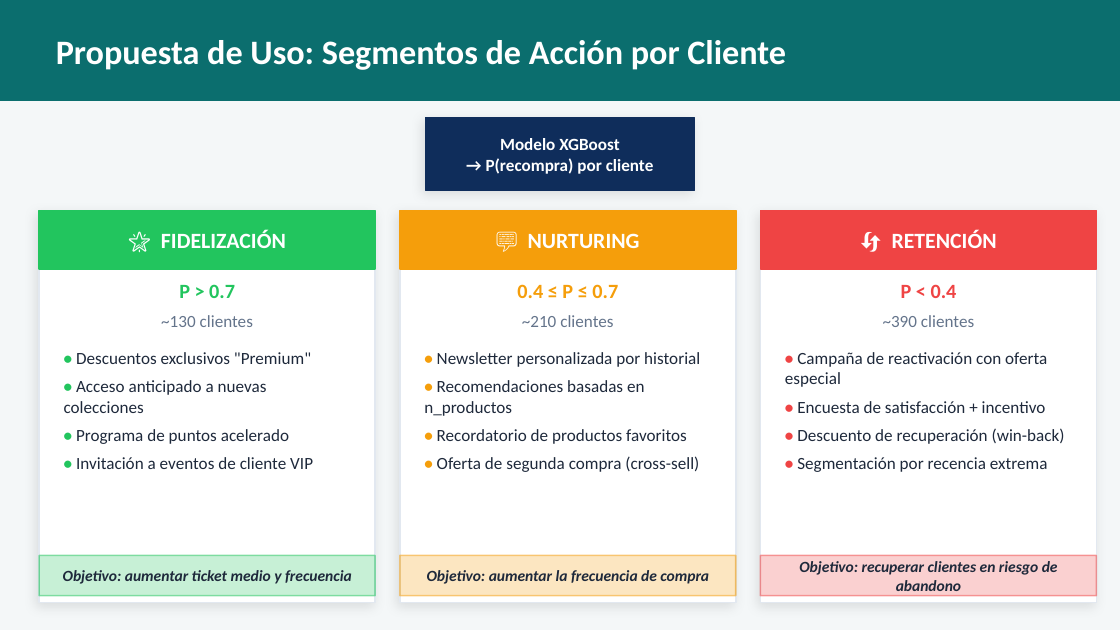
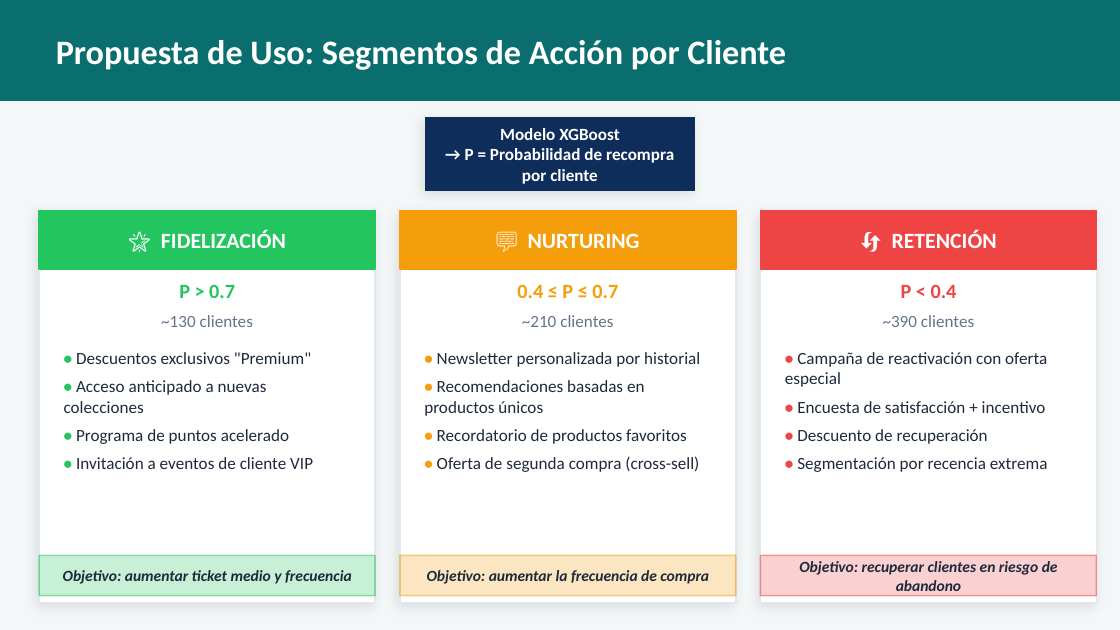
Before and after one commit to viictorhp/MachineLearningProject, a slide deck: slide 7 of presentacion_ml.pptx (slide 9 before the commit). Drawn at 1120x630 pixels with LibreOffice and Linux fonts; fonts in the diff are those of the drawing. Boxes give left, top, right and bottom in pixels: in the first picture for what was removed or moved away, otherwise in the second. Text is boxed around its words. In the diff, an @@ line names an element or a change of style, - is before the commit and + after.

```diff
--- a/presentacion_ml.pptx
+++ b/presentacion_ml.pptx
@@ text at (465,148,674,184): text changed @@
-→ P(recompra) por cliente
+→ P = Probabilidad de recompra por cliente
@@ text at (424,380,645,416): text changed @@
-• Recomendaciones basadas en n_productos
+• Recomendaciones basadas en productos únicos
@@ text at (797,429,988,444): text changed @@
-• Descuento de recuperación (win-back)
+• Descuento de recuperación
```
Also in this commit, not shown: 7 other slides changed, 2 slides removed, 2 other files.
